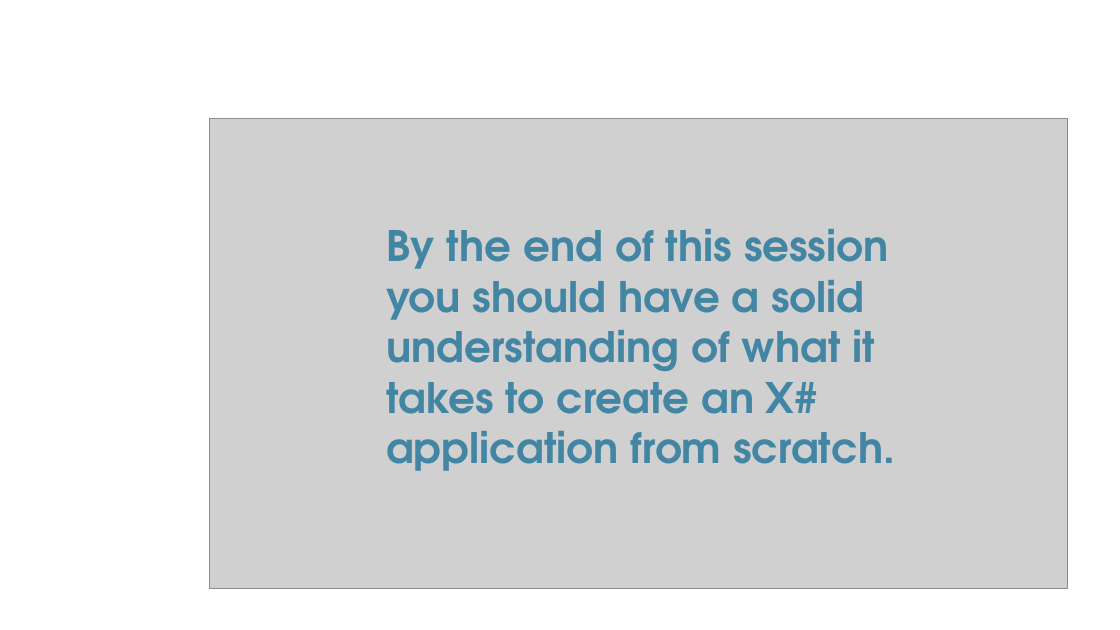
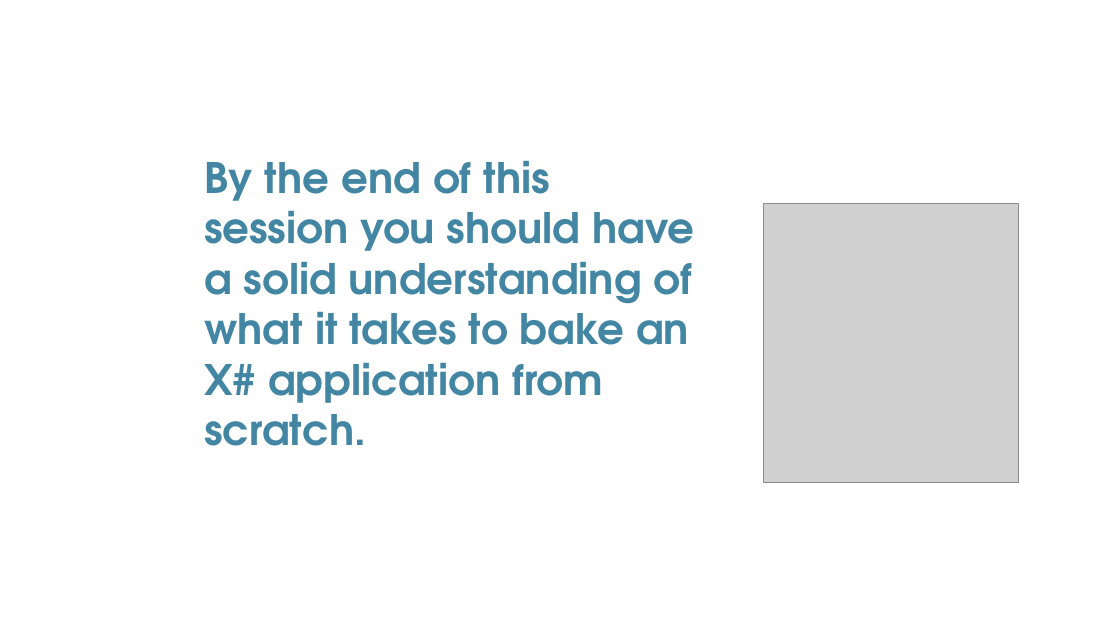
Before and after one commit to eselje/XToDos, a slide deck: slide 3 of Docs/Selje_XSharpFromScratch_Slides.pptx. Drawn at 1120x630 pixels with LibreOffice and Linux fonts; fonts in the diff are those of the drawing; grey boxes stand for pictures; background and template pictures are left out. Boxes give left, top, right and bottom in pixels: in the first picture for what was removed or moved away, otherwise in the second. Text is boxed around its words. In the diff, an @@ line names an element or a change of style, - is before the commit and + after.

Commit message:
Final slides and whitepaper before session

```diff
--- a/Docs/Selje_XSharpFromScratch_Slides.pptx
+++ b/Docs/Selje_XSharpFromScratch_Slides.pptx
@@ picture removed at box(210, 118, 1067, 588) @@
@@ text at box(204, 160, 694, 446): text changed @@
-By the end of this session you should have a solid understanding of what it takes to create an X# application from scratch.
+By the end of this session you should have a solid understanding of what it takes to bake an X# application from scratch.
@@ picture added at box(763, 203, 1018, 482) @@
```
Also in this commit, not shown: 9 other slides changed, 18 slides added, 4 slides removed, 5 other files.
